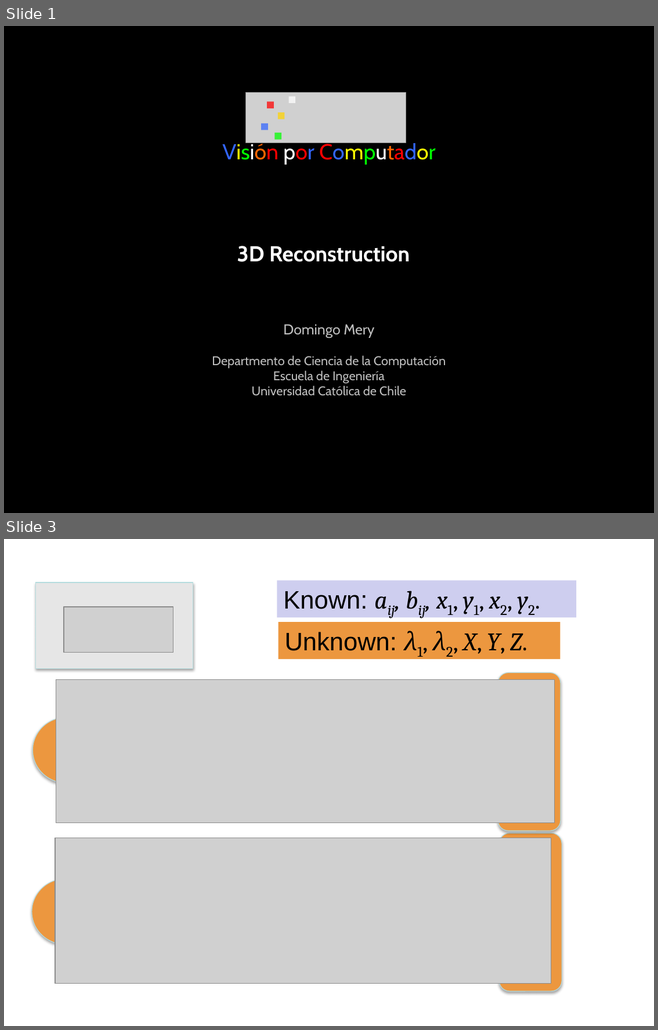
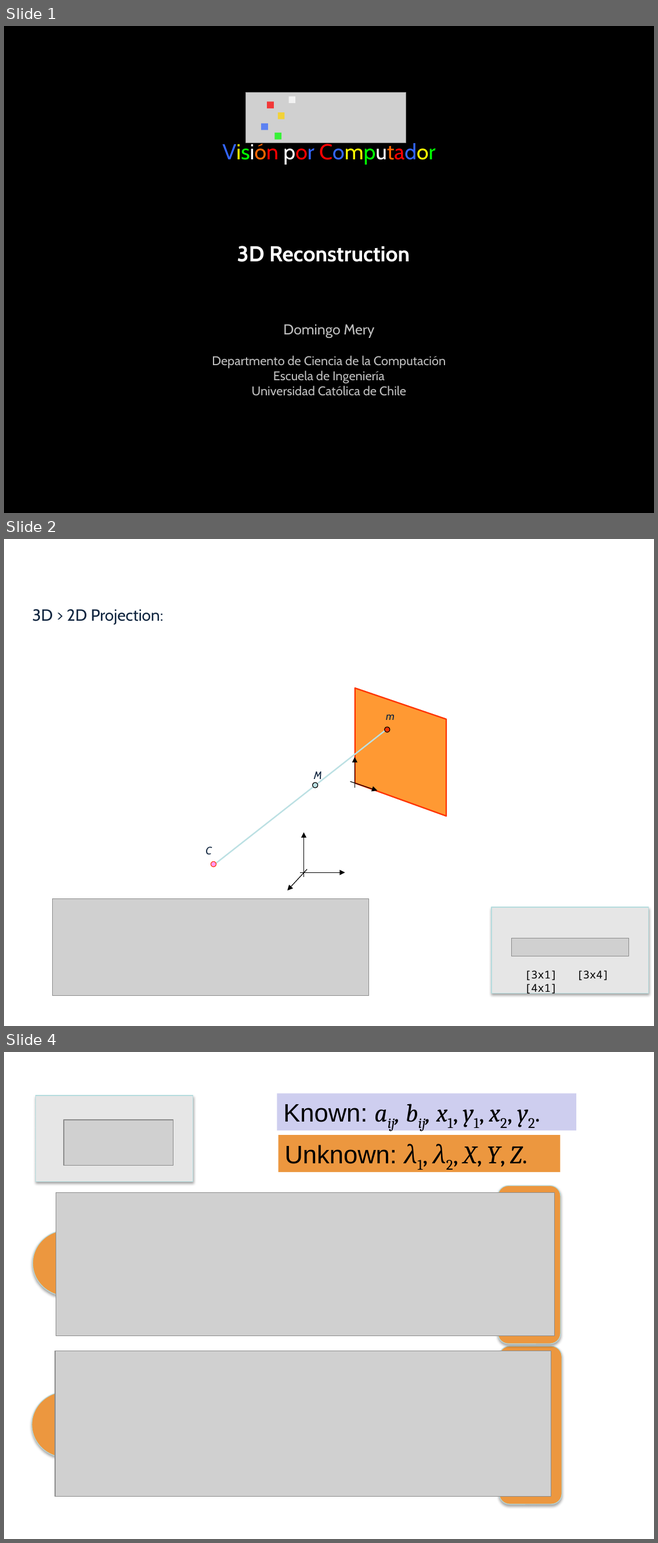
Before and after one commit to domingomery/vision, a slide deck: clases/Cap02_Geometria/presentaciones/CV02_Reconstruction3D.pptx. Shown one above the other, each under a label of ours: slides 1 and 3 before the commit, slides 1, 2 and 4 after it; the slides between them are not shown. The pictures are 658x1030 and 658x1543 pixels, drawn with LibreOffice and Linux fonts; fonts in the diff are those of the drawing; grey boxes stand for pictures; background and template pictures are left out. Boxes give left, top, right and bottom in pixels: in the first picture for what was removed or moved away, otherwise in the second. Text is boxed around its words. In the diff, an @@ line names an element or a change of style, - is before the commit and + after.

```diff
--- a/clases/Cap02_Geometria/presentaciones/CV02_Reconstruction3D.pptx
+++ b/clases/Cap02_Geometria/presentaciones/CV02_Reconstruction3D.pptx
@@ slide 2 added at box(4, 539, 654, 1026), background #FFFFFF @@
@@ text added at box(32, 609, 164, 624), 18 pt, text #10253F @@
+3D > 2D Projection:
@@ freeform shape added at box(355, 689, 446, 816), fill #FF9933, outline #FF3300 1.5 pt @@
@@ ellipse added at box(384, 727, 389, 732), fill #FF3300, outline #000000 0.75 pt @@
@@ text added at box(386, 714, 394, 720), 12 pt, text #10253F, italic @@
+m
@@ line added from (216, 863) to (385, 730), #BBE0E3 1.5 pt @@
@@ arrow added from (355, 788) to (355, 757), #000000 0.75 pt @@
@@ text added at box(314, 772, 322, 782), 12 pt, text #10253F, italic @@
+M
@@ arrow added from (350, 781) to (377, 790), #000000 0.75 pt @@
@@ ellipse added at box(313, 783, 318, 788), fill #BBE0E3, outline #000000 0.75 pt @@
@@ arrow added from (303, 878) to (303, 832), #000000 0.75 pt @@
@@ text added at box(205, 846, 212, 855), 12 pt, text #10253F, italic @@
+C
@@ ellipse added at box(210, 862, 216, 867), fill #FF99FF, outline #FF3300 0.75 pt @@
@@ arrow added from (307, 870) to (287, 890), #000000 0.75 pt @@
@@ arrow added from (300, 873) to (345, 873), #000000 0.75 pt @@
@@ picture added at box(53, 899, 369, 995) @@
@@ rectangle added at box(491, 907, 648, 993), fill #E6E6E6, outline #B6DCDF 0.75 pt @@
@@ picture added at box(511, 939, 628, 957) @@
@@ text added at box(524, 971, 609, 980), 12 pt, text #000000 @@
+[3x1] [3x4][4x1]
@@ what was slide 3 is now slide 4 @@
```
Also in this commit, not shown: 1 slide changed, 16 other files.
